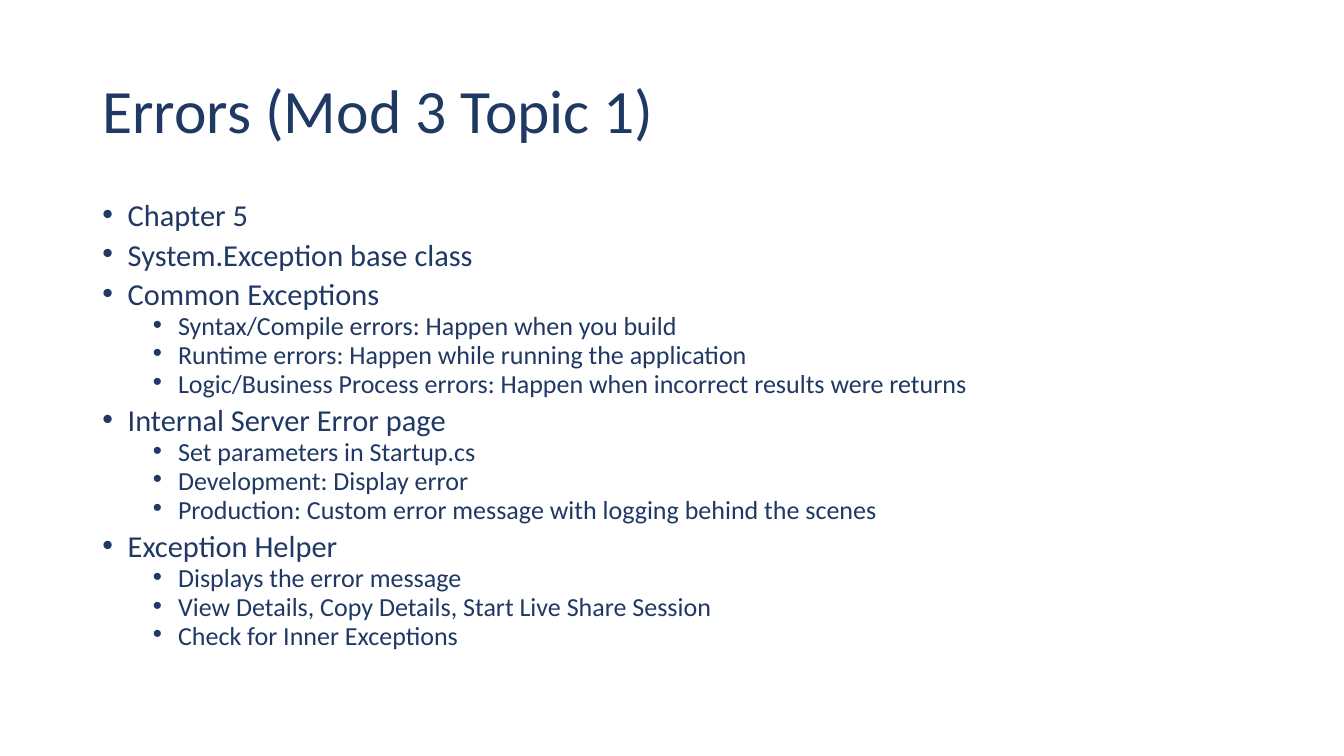
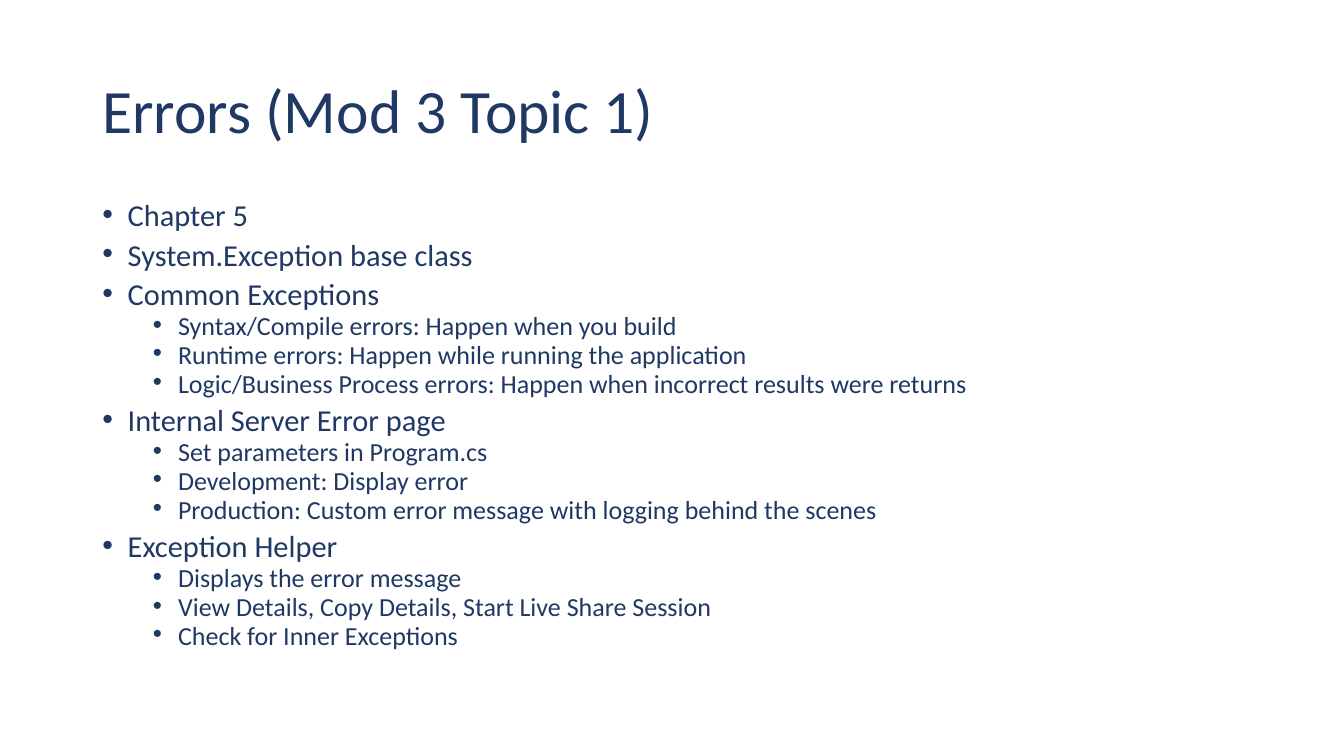
Before and after one commit to ehennis/CIS174, a slide deck: slide 4 of 2023-FALL/Week03.pptx. Drawn at 1344x756 pixels with LibreOffice and Linux fonts; fonts in the diff are those of the drawing. Boxes give left, top, right and bottom in pixels: in the first picture for what was removed or moved away, otherwise in the second. Text is boxed around its words. In the diff, an @@ line names an element or a change of style, - is before the commit and + after.

Commit message:
Updated text

```diff
--- a/2023-FALL/Week03.pptx
+++ b/2023-FALL/Week03.pptx
@@ text at bbox=[178, 443, 488, 466]: text changed @@
-  • Set parameters in Startup.cs
+  • Set parameters in Program.cs
```
